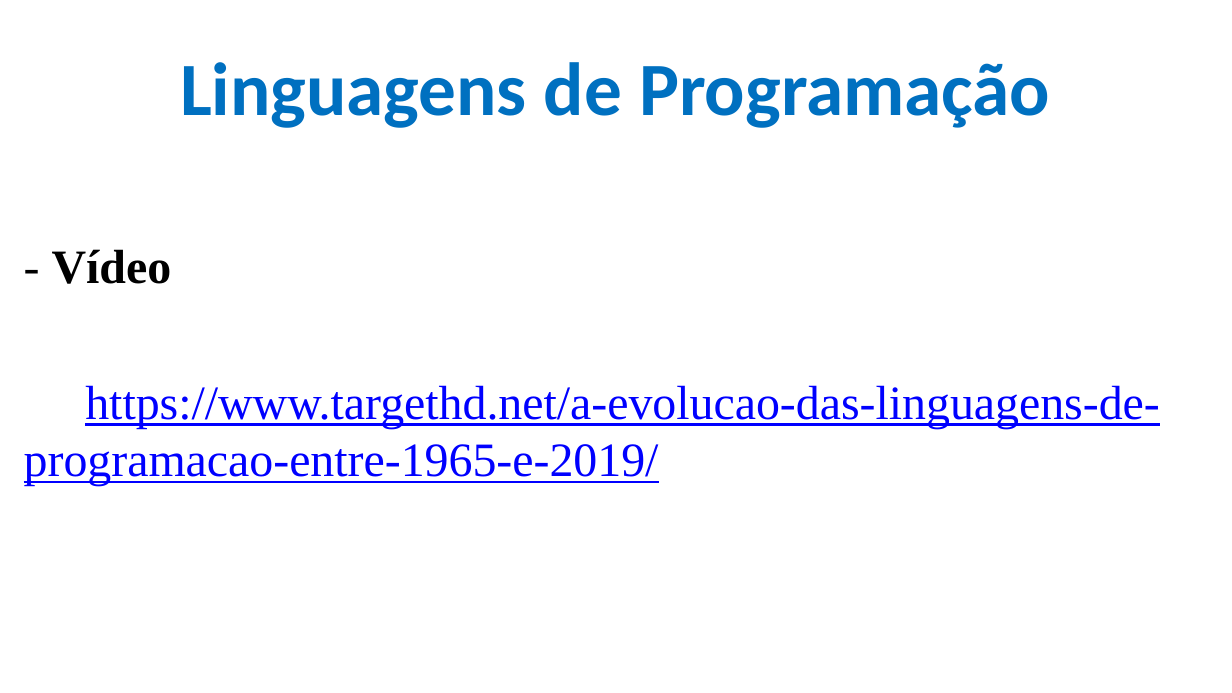
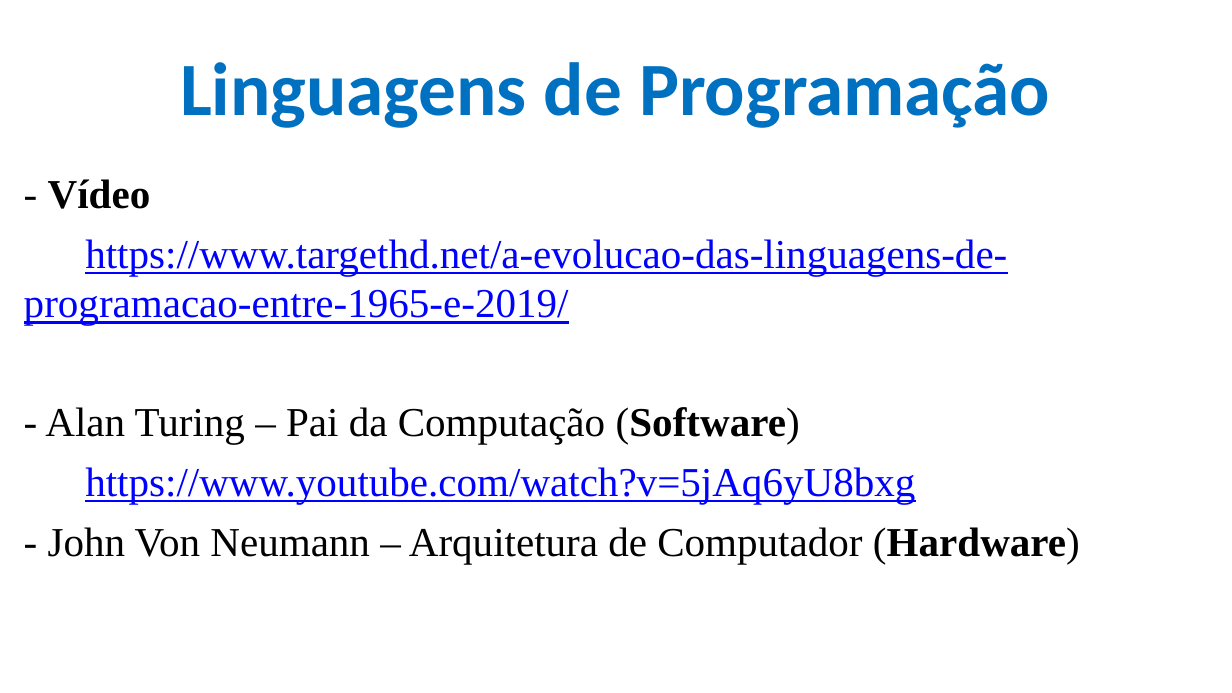
Before and after one commit to CloudEducationBrazil/WydenTeoriaCompiladores, a slide deck: slide 18 of 01 Classes/Aula 03 Teoria de Compiladores - Linguagens de programação.pptx. Drawn at 1232x693 pixels with LibreOffice and Linux fonts; fonts in the diff are those of the drawing; background and template pictures are left out. Boxes give left, top, right and bottom in pixels: in the first picture for what was removed or moved away, otherwise in the second. Text is boxed around its words. In the diff, an @@ line names an element or a change of style, - is before the commit and + after.

```diff
--- a/01 Classes/Aula 03 Teoria de Compiladores - Linguagens de programação.pptx
+++ b/01 Classes/Aula 03 Teoria de Compiladores - Linguagens de programação.pptx
@@ text at [24, 179, 1007, 325]: size 28 to 24 pt in "- Vídeo", "https://www.targethd.net/a-evolucao-das-linguagens-de-progra ..." @@
@@ text at [45, 407, 1080, 563]: paragraphs added @@
+- Alan Turing – Pai da Computação (Software)
+https://www.youtube.com/watch?v=5jAq6yU8bxg
+- John Von Neumann – Arquitetura de Computador (Hardware)
```
Also in this commit, not shown: 1 other slide changed, 1 other file.
